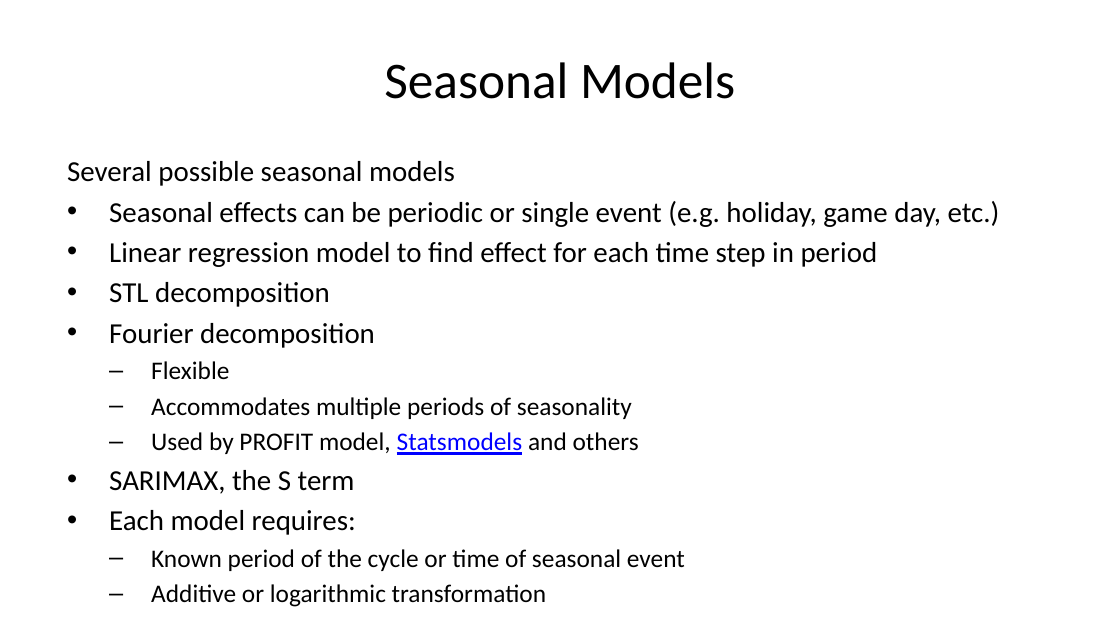
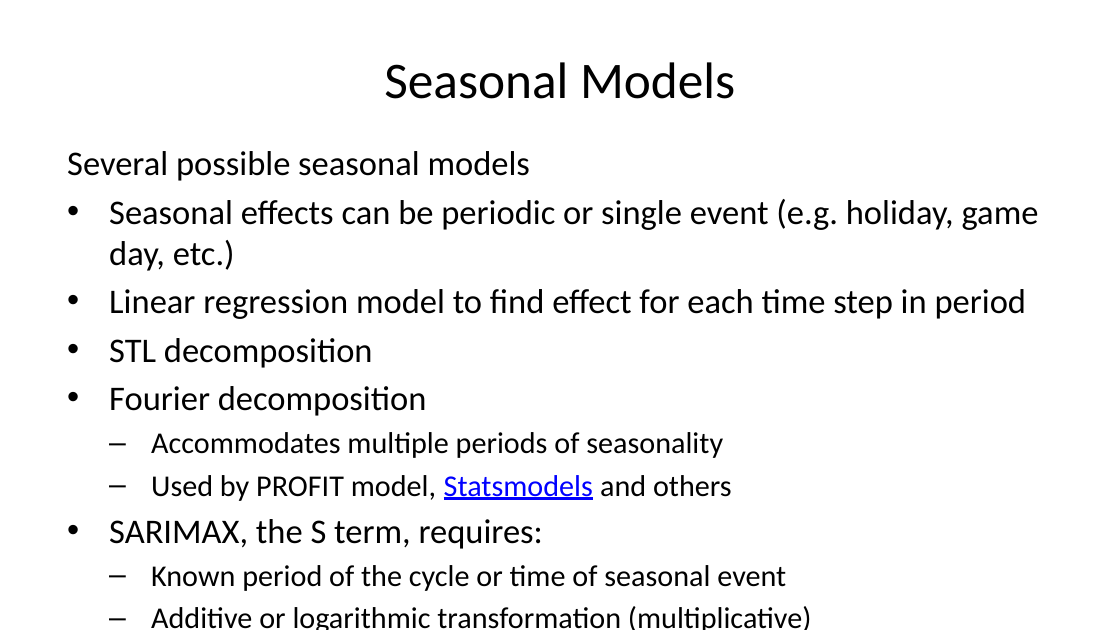
Before and after one commit to StephenElston/CSCI-E-83, a slide deck: slide 27 of LectureSlides/12_IntroductionToTimeSeriesForecasting.pptx (slide 26 before the commit). Drawn at 1120x630 pixels with LibreOffice and Linux fonts; fonts in the diff are those of the drawing. Boxes give left, top, right and bottom in pixels: in the first picture for what was removed or moved away, otherwise in the second. Text is boxed around its words. In the diff, an @@ line names an element or a change of style, - is before the commit and + after.

```diff
--- a/LectureSlides/12_IntroductionToTimeSeriesForecasting.pptx
+++ b/LectureSlides/12_IntroductionToTimeSeriesForecasting.pptx
@@ text at <box>67,151,1039,591</box>: text changed; size 16.3 to 19.4 pt @@
-  – Additive or logarithmic transformation
+  – Additive or logarithmic transformation (multiplicative)
@@ text "Several possible seasonal models": place and size @@
-text "Several possible seasonal models" at <box>67,161,1000,571</box>
+text "Several possible seasonal models" at <box>67,151,1039,591</box>
@@ text at <box>67,151,1039,591</box>: size 18.6 to 22.2 pt in "Several possible seasonal models", "Seasonal effects can be periodic or single ...", "Linear regression model to find effect for ...", "STL decomposition" and 1 more places; size 16.3 to 19.4 pt in "Accommodates multiple periods of seasonality", "Used by PROFIT model, Statsmodels and others", "Known period of the cycle or time ..." @@
@@ text at <box>151,361,229,379</box>: paragraph removed @@
-  – Flexible
@@ text at <box>109,519,543,549</box>: text changed; size 18.6 to 22.2 pt @@
-• SARIMAX, the S term
-• Each model requires:
+• SARIMAX, the S term, requires:
```
Also in this commit, not shown: 8 other slides changed, 1 slide added.
